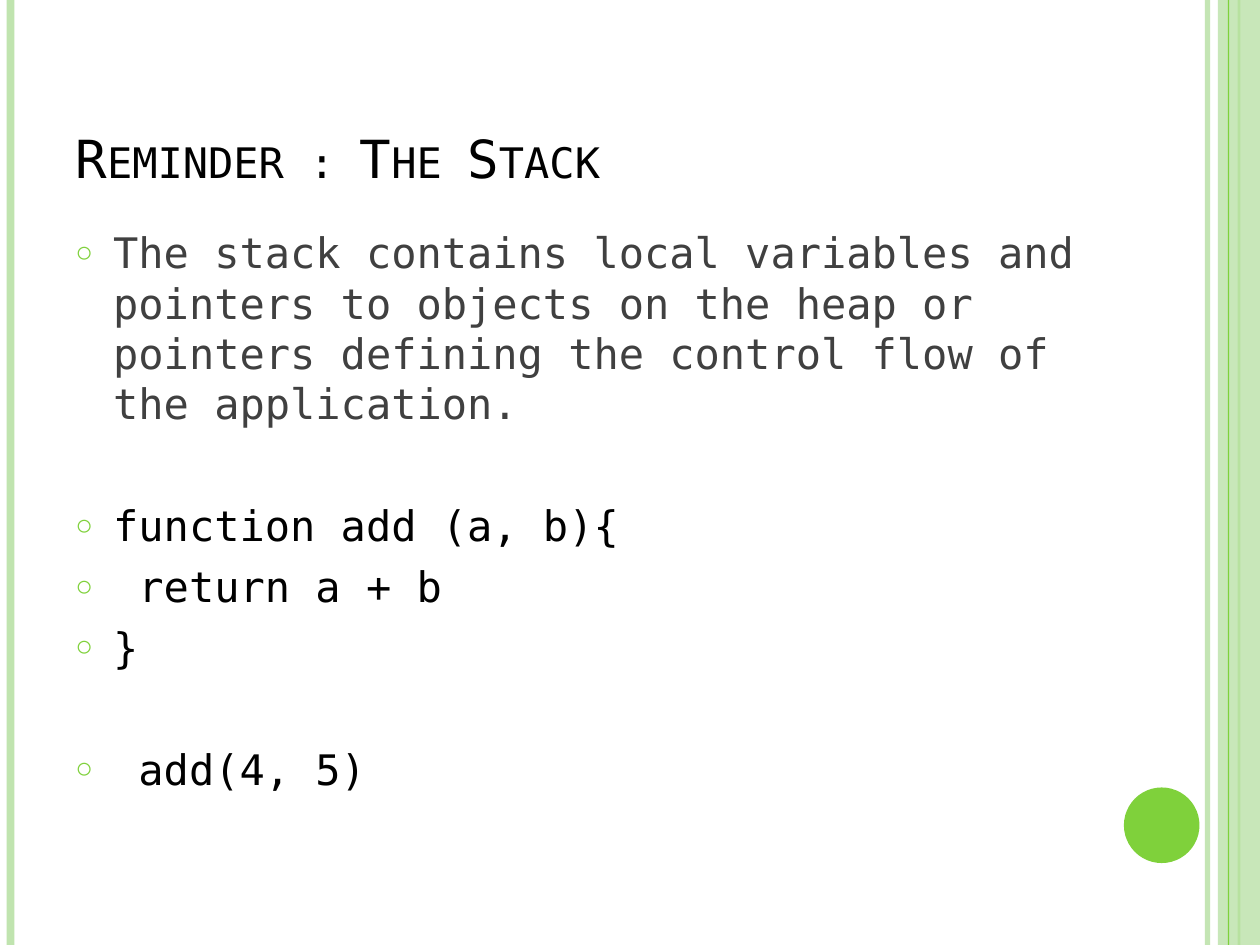
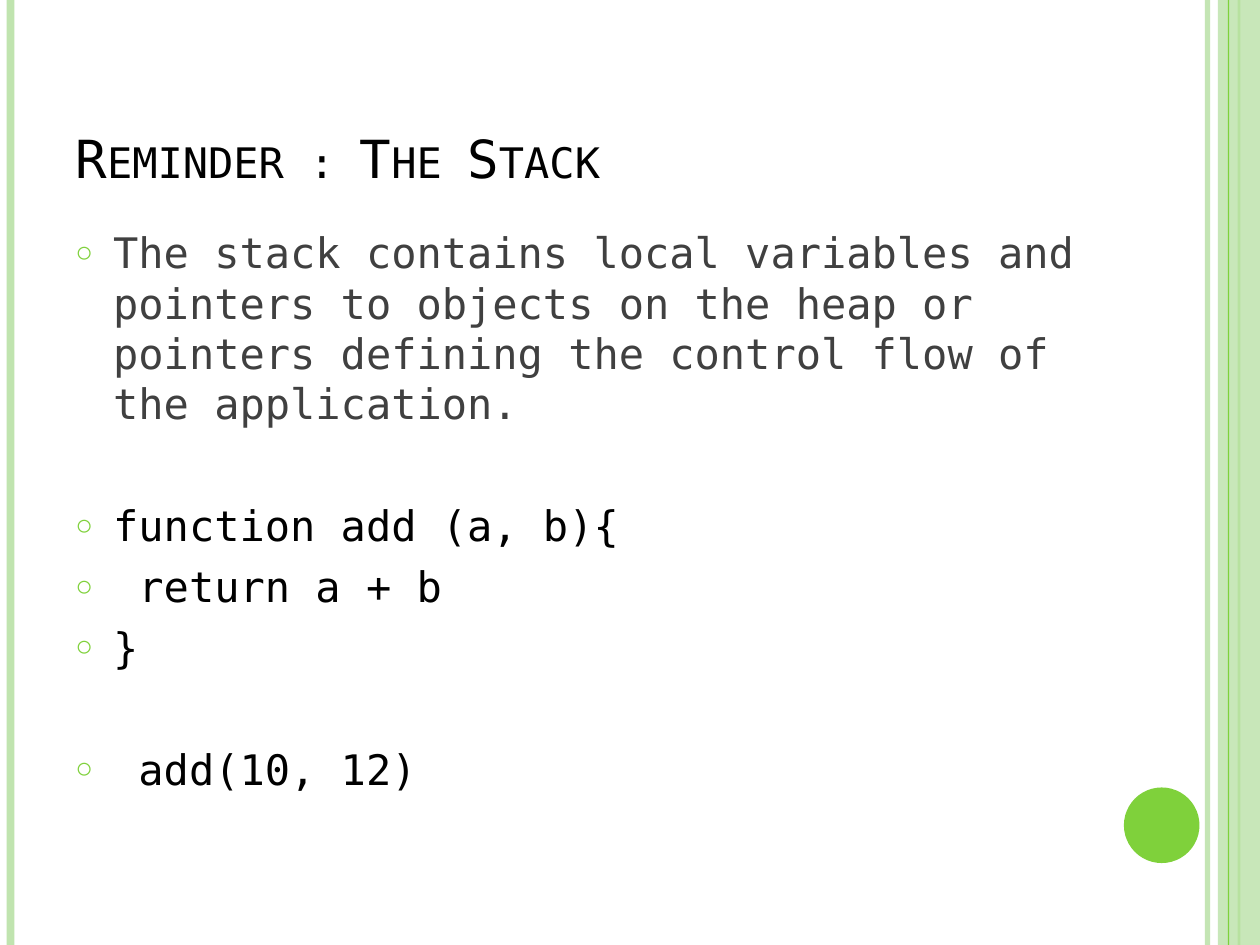
Before and after one commit to ntedgi/infra-meetings, a slide deck: slide 6 of GC&memLeaks/demand-mem-leak.pptx. Drawn at 1260x945 pixels with LibreOffice and Linux fonts; fonts in the diff are those of the drawing. Boxes give left, top, right and bottom in pixels: in the first picture for what was removed or moved away, otherwise in the second. Text is boxed around its words. In the diff, an @@ line names an element or a change of style, - is before the commit and + after.

```diff
--- a/GC&memLeaks/demand-mem-leak.pptx
+++ b/GC&memLeaks/demand-mem-leak.pptx
@@ text at [138, 753, 417, 791]: text changed @@
-○ add(4, 5)
+○ add(10, 12)
```
Also in this commit, not shown: 1 other slide changed, 2 slides added, 2 slides removed, 2 other files.
